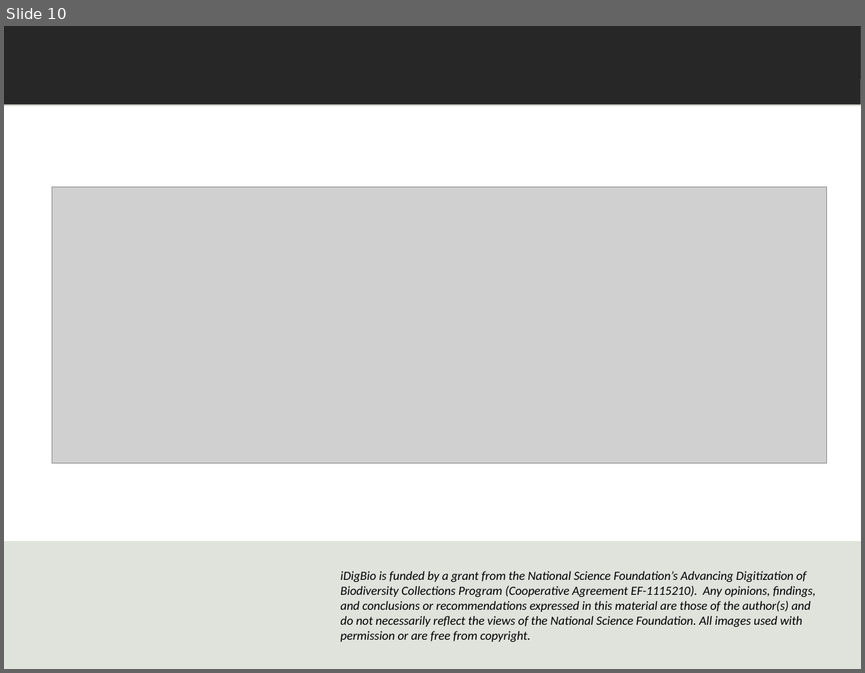
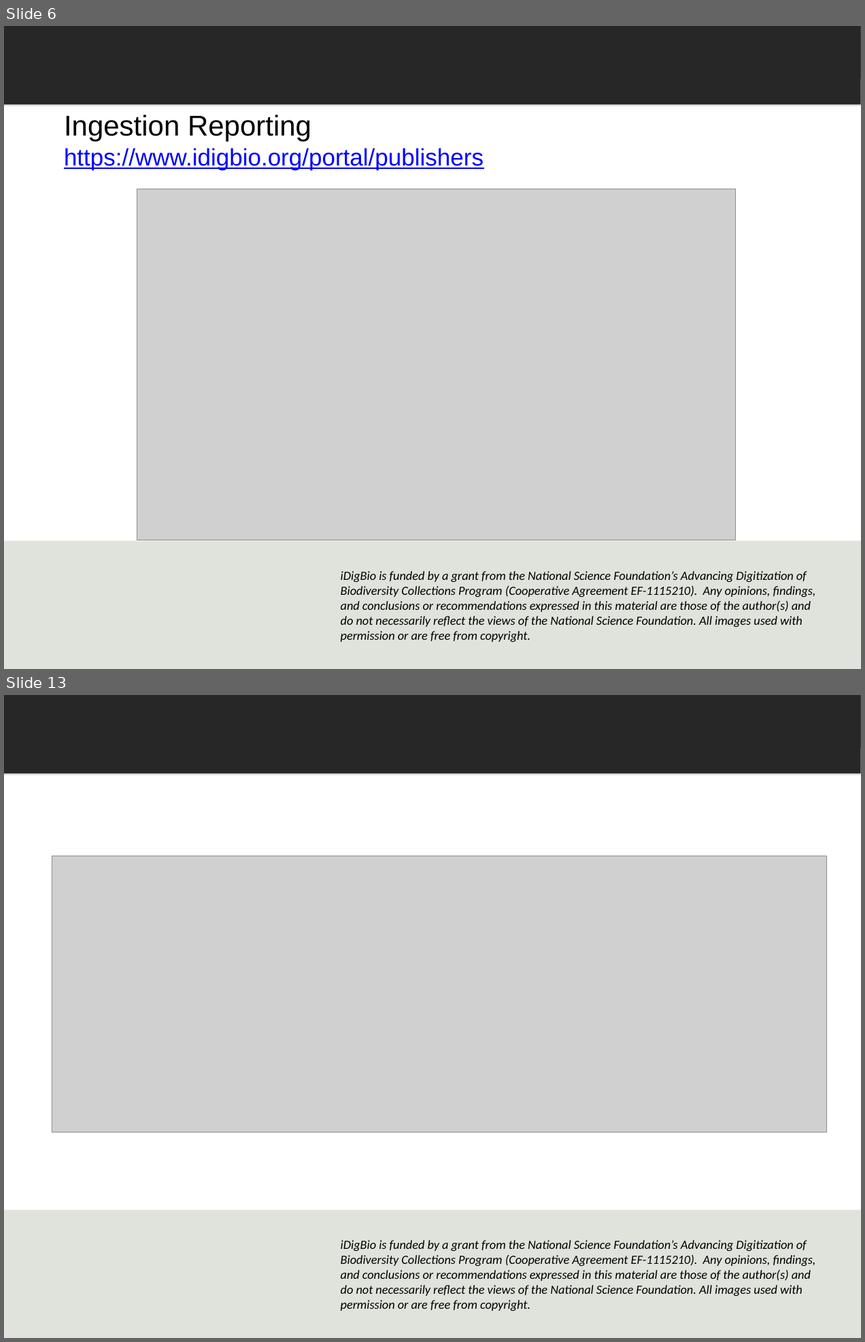
Before and after one commit to danstoner/idigbio-scratch, a slide deck: Dan_CYWG_2014.pptx. Shown one above the other, each under a label of ours: slide 10 before the commit, slides 6 and 13 after it; the slides between them are not shown. The pictures are 865x673 and 865x1342 pixels, drawn with LibreOffice and Linux fonts; fonts in the diff are those of the drawing; grey boxes stand for pictures; background and template pictures are left out. Boxes give left, top, right and bottom in pixels: in the first picture for what was removed or moved away, otherwise in the second. Text is boxed around its words. In the diff, an @@ line names an element or a change of style, - is before the commit and + after.

```diff
--- a/Dan_CYWG_2014.pptx
+++ b/Dan_CYWG_2014.pptx
@@ slide 6 added at box(4, 26, 861, 669), background #E0E2DC; not listed: 4 template elements that a slide beside it also shows @@
@@ text added at box(64, 114, 483, 169), 20 pt, text #0000FF, underline @@
+Ingestion Reporting
+https://www.idigbio.org/portal/publishers
@@ picture added at box(137, 189, 735, 540) @@
@@ what was slide 10 is now slide 13 @@
```
Also in this commit, not shown: 3 slides changed, 3 other slides added, 1 slide removed.
